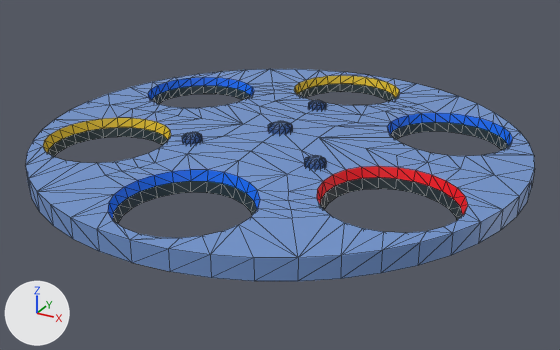
What one commit did to the glTF model spin.glb.
The view is the same before and after, from a 50 mm lens placed at (3.37, -6.13, 2.58), pointed at (0.07, -0.12, -0.42). The axes (+X, +Y, +Z) are drawn at lower left. The lights are the same throughout. Mesh edges are drawn as thin lines. Where no turn or scale is listed for an object, it has been applied to the vertices. Vertices at the same position are counted once.

In view in the first picture: 'spin'.
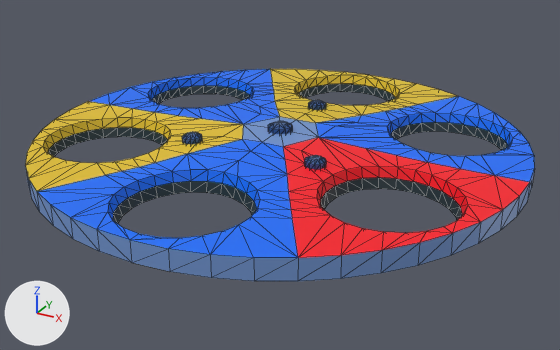
Boxes (x1, y1, x2, y2) around the edits, measured in the pictures (560 x 350 px; the box of a moved part takes in the faces that stretch with it):
part 1 of me_balldozer_spin_fill, moved or reshaped
    both: (458, 155, 535, 209)
part 2 of me_balldozer_spin_fill, built on
    both: (115, 86, 420, 210)
part 3 of me_balldozer_spin_fill, moved or reshaped
    both: (56, 87, 147, 119)
part 4 of me_balldozer_spin_fill, surface changed
    both: (25, 69, 535, 258)

The change, as a list of edits to the scene's bpy script:
```text
Change me_balldozer_spin_fill:
    used by ob_spin; location = (0.0, 0.0, 0.0)
    verts and faces of me_balldozer_spin_fill; kept vertices keep their numbers, new ones are numbered from 723
    before: 3 (2.33, -0.26, -0.08) at pixel (519, 196), 6 (2.28, -0.56, -0.08) at pixel (502, 209), 29 (2.05, 0.05, -0.07) at pixel (494, 175), 83 (1.85, -0.35, -0.07) at pixel (457, 187), 226 (2.32, 0.38, -0.08) at pixel (534, 168)
    before: 228 (2.24, 0.68, -0.08) at pixel (534, 155), 298 (1.83, 0.44, -0.07) at pixel (481, 155)
    before: 118 (-2.31, -0.38, -0.08) at pixel (70, 109), 121 (-2.24, -0.68, -0.08) at pixel (54, 119), 144 (-2.05, -0.05, -0.07) at pixel (109, 104), 193 (-1.83, -0.44, -0.07) at pixel (101, 118), 332 (-2.33, 0.26, -0.08) at pixel (108, 93)
    before: 334 (-2.28, 0.56, -0.08) at pixel (130, 87), 400 (-1.85, 0.35, -0.07) at pixel (148, 97)
    remove me_balldozer_spin_fill.from_pydata(...)  # 723 vertices, 1208 faces; spans x -2.34..2.34, y -2.34..2.34, z -0.26..0.07
    add me_balldozer_spin_fill.from_pydata(...)  # 731 vertices, 1224 faces; spans x -2.34..2.34, y -2.34..2.34, z -0.26..0.07
    me_balldozer_spin_fill part 1
    add delete_faces([(3, 29, 83), (3, 83, 6), (29, 226, 298), (226, 228, 298)])
    add faces += [(29, 228, 298), (29, 226, 228), (3, 29, 6), (6, 29, 83)]
    me_balldozer_spin_fill part 2
    28 faces are deleted
    4 vertices move from x -0.76..0.76, y -1.29..1.29, z -0.06 to x -0.76..0.77, y -1.27..1.29, z -0.06
    8 vertices are added at x -0.35..0.37, y -0.6..0.6, z -0.03..-0.02
    44 new faces join them
    me_balldozer_spin_fill part 3
    add delete_faces([(118, 193, 144), (118, 121, 193), (144, 400, 332), (332, 400, 334)])
    add faces += [(144, 334, 332), (144, 400, 334), (121, 193, 144), (118, 121, 144)]
    me_balldozer_spin_fill part 4: 410 kept faces spanning x -2.34..2.34, y -2.34..2.34, z -0.17..-0.02 get new texture (UV) coordinates
```
